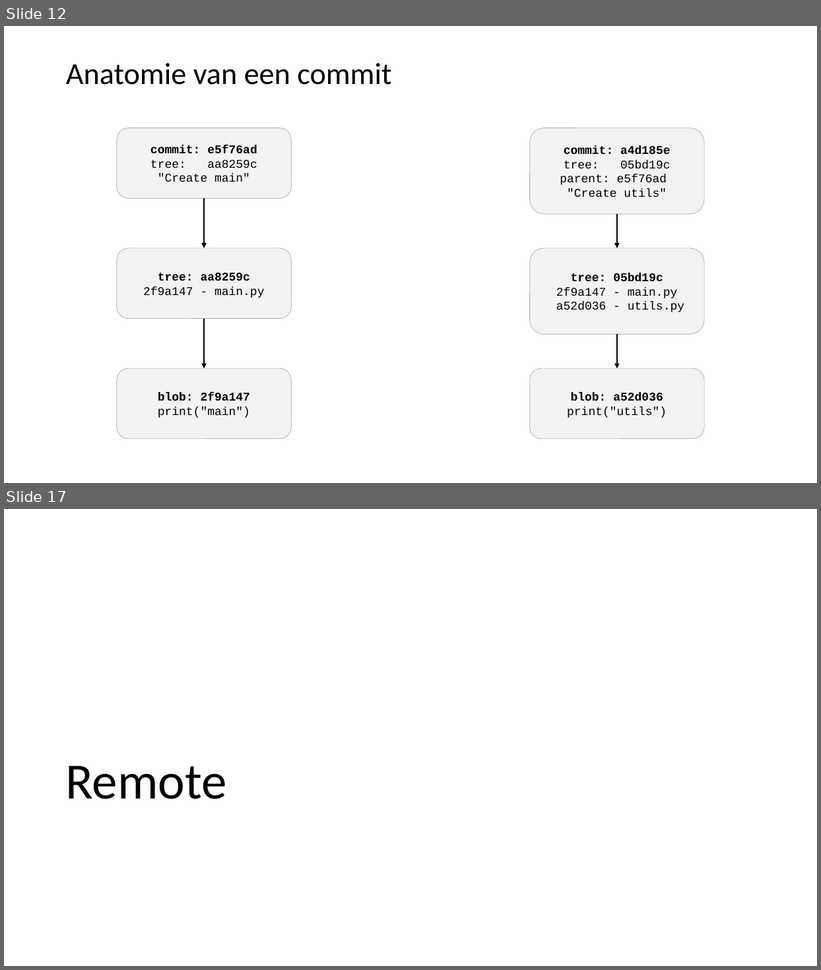
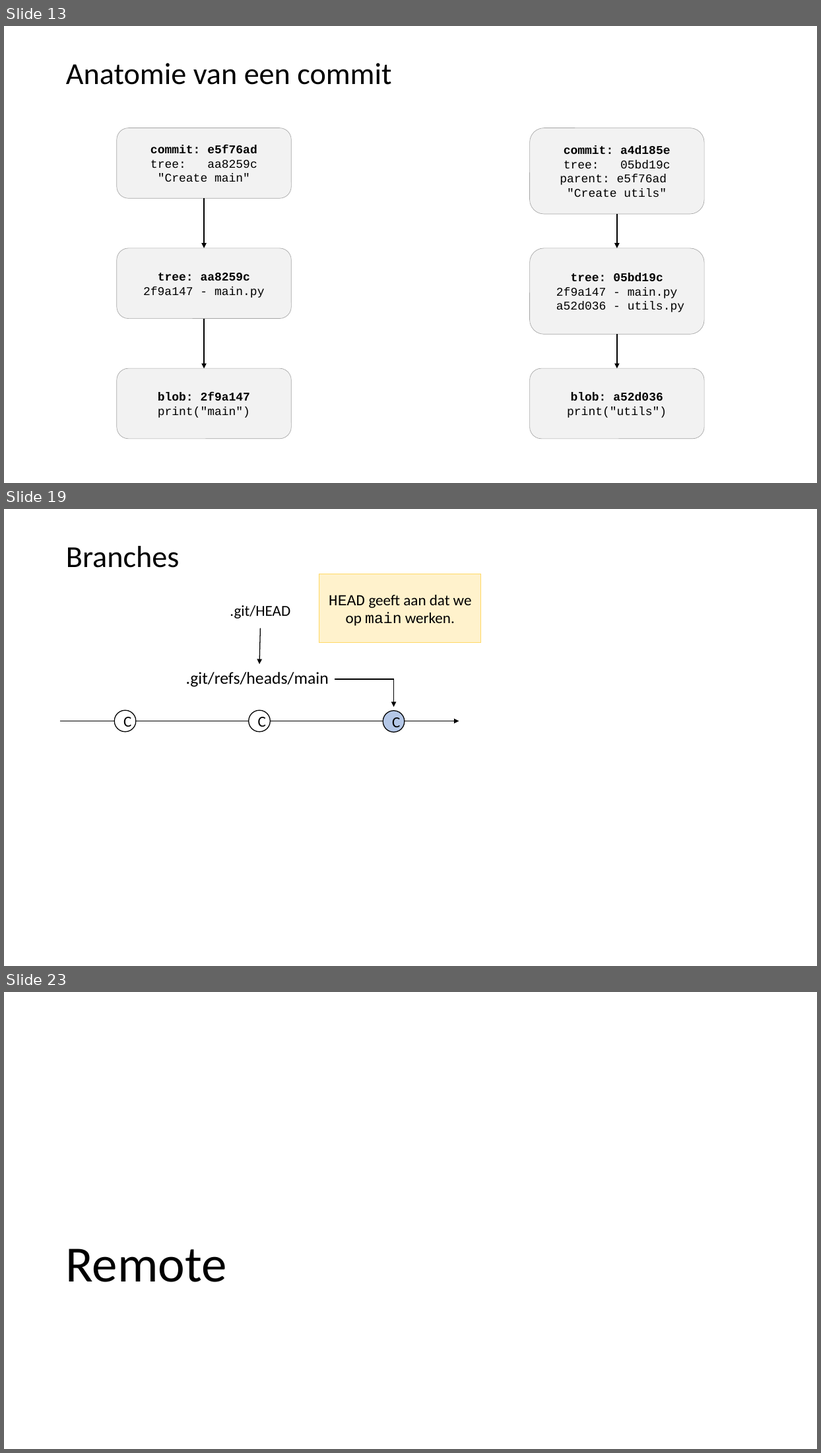
Before and after one commit to LFKoning/knowledge-sharing, a slide deck: git/1_basics/git_basic.pptx. Shown one above the other, each under a label of ours: slides 12 and 17 before the commit, slides 13, 19 and 23 after it; the slides between them are not shown. The pictures are 821x970 and 821x1453 pixels, drawn with LibreOffice and Linux fonts; fonts in the diff are those of the drawing. Boxes give left, top, right and bottom in pixels: in the first picture for what was removed or moved away, otherwise in the second. Text is boxed around its words. In the diff, an @@ line names an element or a change of style, - is before the commit and + after.

```diff
--- a/git/1_basics/git_basic.pptx
+++ b/git/1_basics/git_basic.pptx
@@ slide 19 added at (x1=4, y1=509, x2=817, y2=966), background #FFFFFF @@
@@ title added at (x1=66, y1=546, x2=179, y2=568), 36 pt, text #000000 @@
+Branches
@@ rectangle added at (x1=319, y1=574, x2=481, y2=643), fill #FFF2CC, outline #FFD966 1 pt, 18 pt, text #000000 @@
+HEAD geeft aan dat we op main werken.
@@ rectangle added at (x1=201, y1=593, x2=320, y2=628), fill #FFFFFF, outline #FFFFFF 1 pt, 18 pt, text #000000 @@
+.git/HEAD
@@ arrow added from (260, 628) to (259, 665), #000000 1 pt @@
@@ text added at (x1=186, y1=672, x2=329, y2=687), 20 pt, text #000000 @@
+.git/refs/heads/main
@@ elbow arrow added from (335, 679) to (394, 707), #000000 1 pt @@
@@ group added at (x1=60, y1=710, x2=459, y2=732): 3 ellipses, 1 arrow @@
+C
+C
+C
@@ what was slide 12 is now slide 13 @@
@@ what was slide 17 is now slide 23 @@
```
Also in this commit, not shown: 4 slides changed, 7 other slides added, 2 slides removed.
